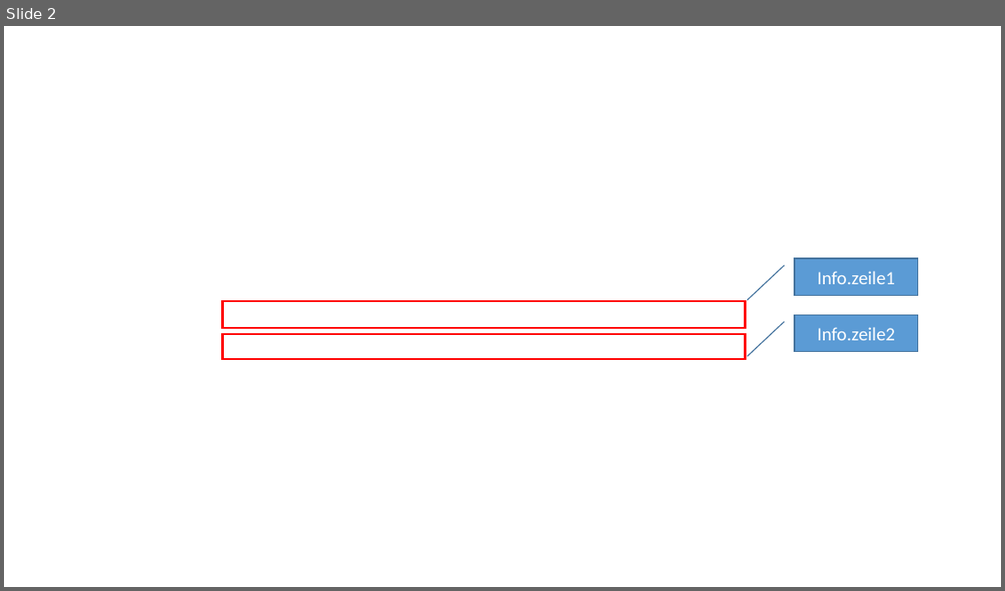
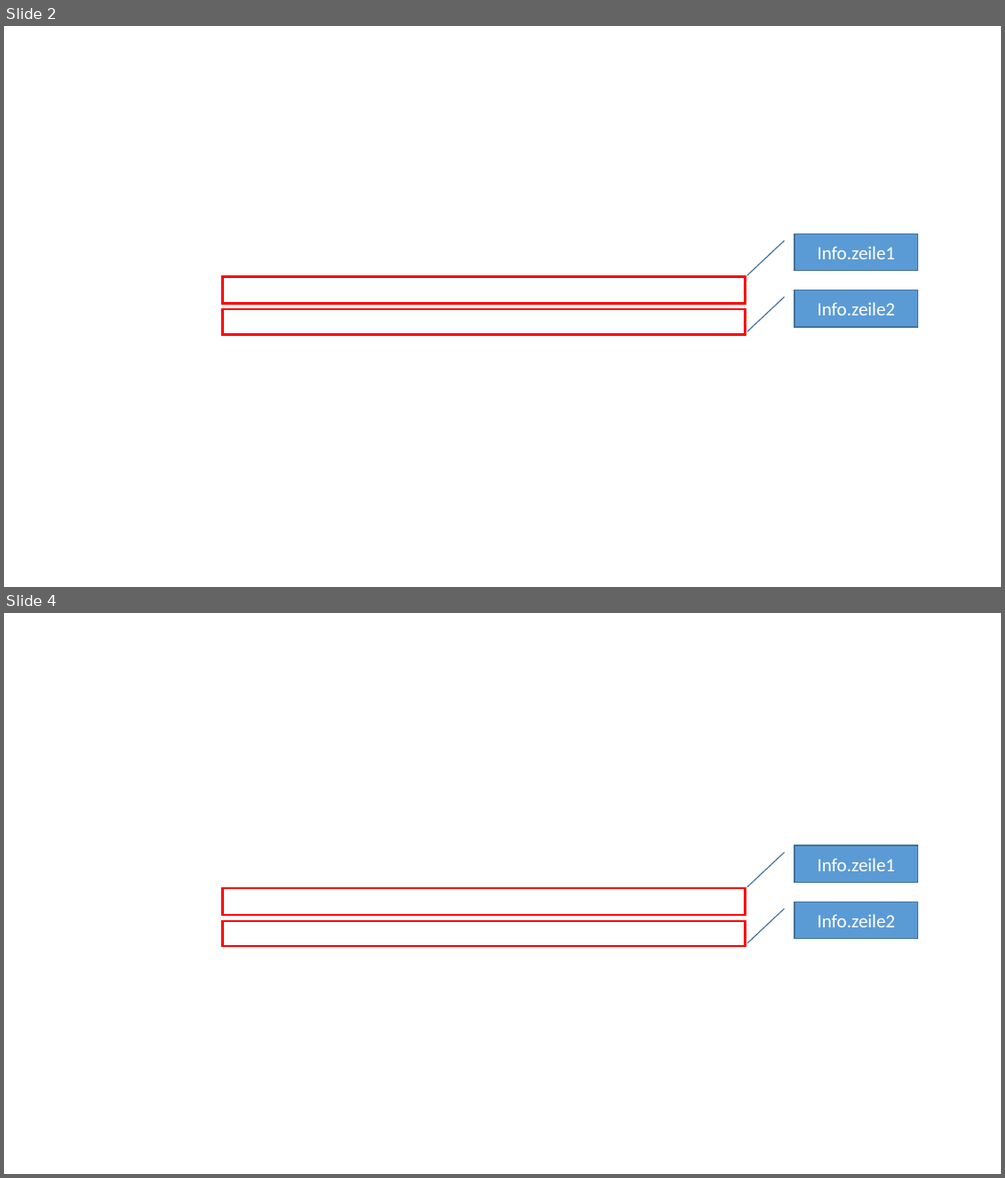
Before and after one commit to chamelion-demo/chamelion-demo.github.io, a slide deck: new.per.doc/ppt.pptx. Shown one above the other, each under a label of ours: slide 2 before the commit, slides 2 and 4 after it; the slides between them are not shown. The pictures are 1005x591 and 1005x1178 pixels, drawn with LibreOffice and Linux fonts; fonts in the diff are those of the drawing; background and template pictures are left out. Boxes give left, top, right and bottom in pixels: in the first picture for what was removed or moved away, otherwise in the second. Text is boxed around its words. In the diff, an @@ line names an element or a change of style, - is before the commit and + after.

```diff
--- a/new.per.doc/ppt.pptx
+++ b/new.per.doc/ppt.pptx
@@ slide 2 added at (x1=4, y1=26, x2=1001, y2=587), background picture (left out) @@
@@ border callout added at (x1=794, y1=234, x2=918, y2=272), fill #5B9BD5, outline #43739E 1 pt, 18 pt, text #FFFFFF @@
+Info.zeile1
@@ rectangle added at (x1=222, y1=276, x2=745, y2=304), outline #FF0000 2 pt @@
@@ border callout added at (x1=794, y1=290, x2=918, y2=328), fill #5B9BD5, outline #43739E 1 pt, 18 pt, text #FFFFFF @@
+Info.zeile2
@@ rectangle added at (x1=222, y1=309, x2=745, y2=335), outline #FF0000 2 pt @@
@@ what was slide 2 is now slide 4 @@
```
Also in this commit, not shown: 1 other slide added, 1 other file.
